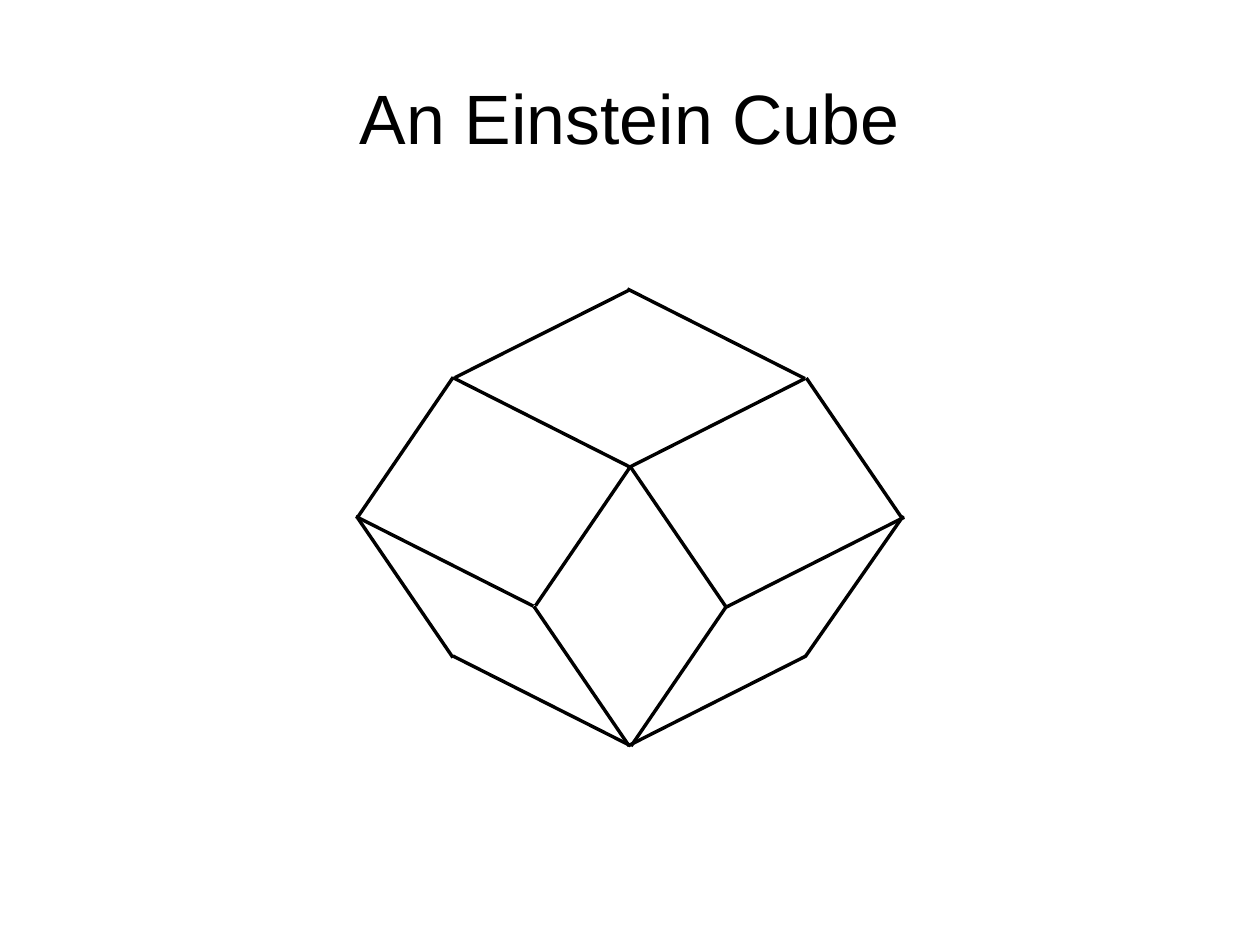
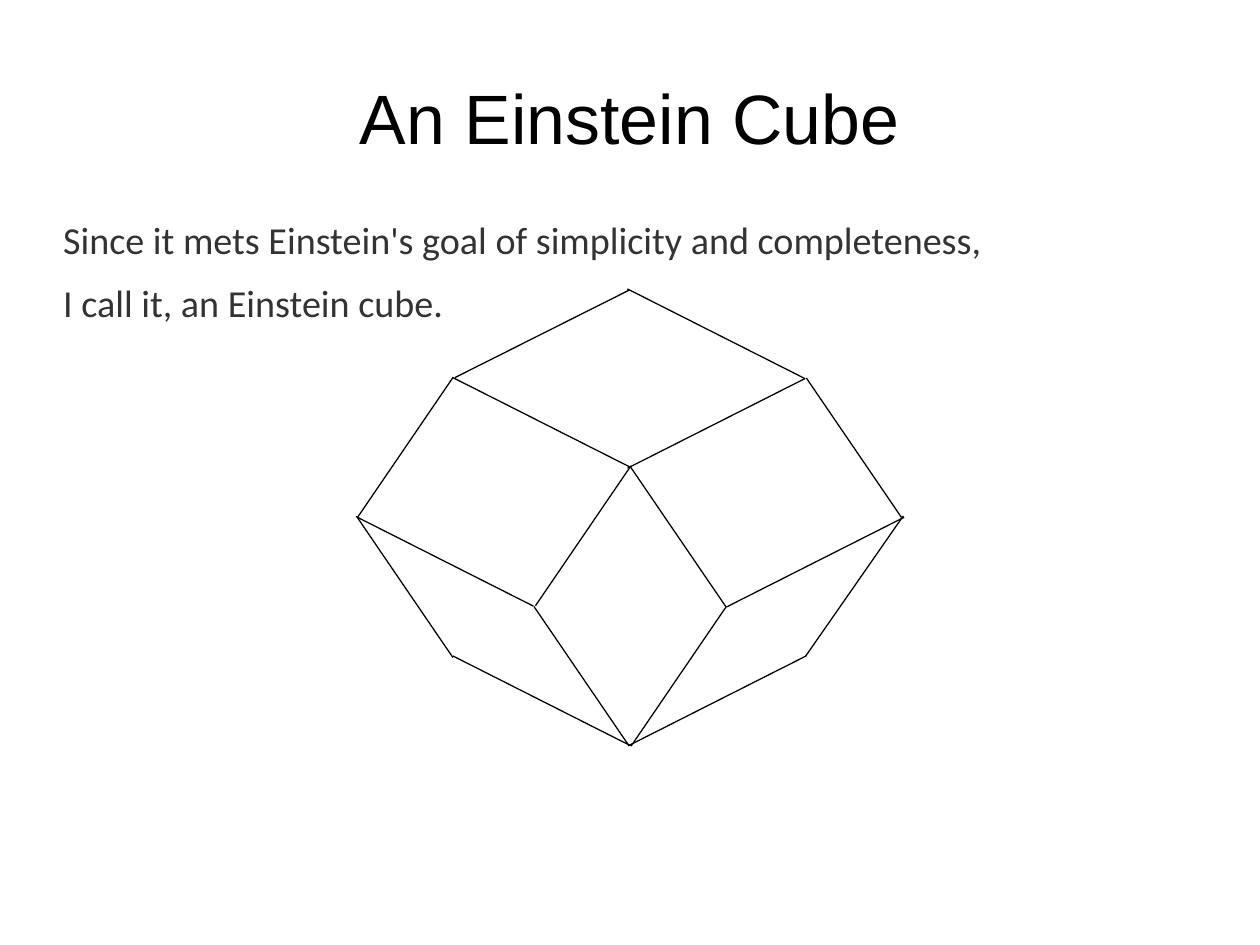
Before and after one commit to tigerfarm/tfpfiles, a slide deck: slide 54 of books/content/cubes/4DrawEinsteinCube1a.odp (slide 22 before the commit). Drawn at 1260x945 pixels with LibreOffice and Linux fonts; fonts in the diff are those of the drawing; background and template pictures are left out. Boxes give left, top, right and bottom in pixels: in the first picture for what was removed or moved away, otherwise in the second. Text is boxed around its words. In the diff, an @@ line names an element or a change of style, - is before the commit and + after.

```diff
--- a/books/content/cubes/4DrawEinsteinCube1a.odp
+++ b/books/content/cubes/4DrawEinsteinCube1a.odp
@@ text added at [63, 227, 981, 322], 24 pt, text #333333 @@
+Since it mets Einstein's goal of simplicity and completeness,
+I call it, an Einstein cube.
@@ line (455, 377) - (630, 290): stroke #000000 2.15 pt to #000000 0.79 pt @@
@@ line (628, 289) - (805, 378): stroke #000000 2.15 pt to #000000 0.79 pt @@
@@ line (358, 517) - (454, 377): stroke #000000 2.15 pt to #000000 0.79 pt @@
@@ line (453, 377) - (631, 468): stroke #000000 2.15 pt to #000000 0.79 pt @@
@@ line (628, 469) - (805, 378): stroke #000000 2.15 pt to #000000 0.79 pt @@
@@ line (807, 378) - (902, 518): stroke #000000 2.15 pt to #000000 0.79 pt @@
@@ line (536, 606) - (631, 466): stroke #000000 2.15 pt to #000000 0.79 pt @@
@@ line (631, 466) - (726, 607): stroke #000000 2.15 pt to #000000 0.79 pt @@
@@ line (356, 517) - (534, 606): stroke #000000 2.15 pt to #000000 0.79 pt @@
@@ line (358, 518) - (453, 657): stroke #000000 2.15 pt to #000000 0.79 pt @@
@@ line (727, 607) - (904, 518): stroke #000000 2.15 pt to #000000 0.79 pt @@
@@ line (806, 656) - (903, 516): stroke #000000 2.15 pt to #000000 0.79 pt @@
@@ line (534, 607) - (630, 747): stroke #000000 2.15 pt to #000000 0.79 pt @@
@@ line (631, 747) - (727, 607): stroke #000000 2.15 pt to #000000 0.79 pt @@
@@ line (453, 656) - (631, 745): stroke #000000 2.15 pt to #000000 0.79 pt @@
@@ line (629, 745) - (806, 656): stroke #000000 2.15 pt to #000000 0.79 pt @@
```
Also in this commit, not shown: 8 other slides changed, 32 slides added, 1 other file.
